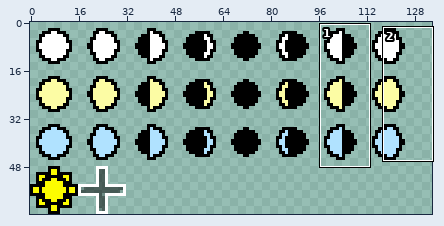
One commit to this sprite sheet: worlds/haxima-1.002/moons.png. The picture above shows the old version from afar; the outline marks the close-up.
Close-up. Earlier state:
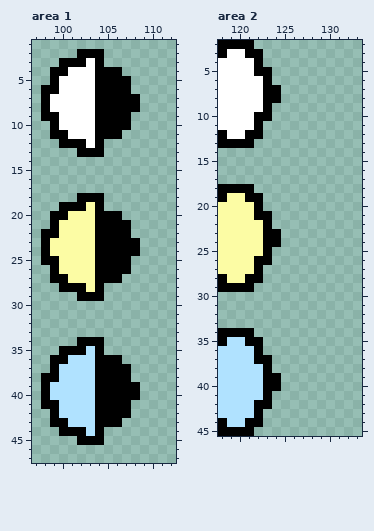
The file is 171x64 pixels. Shown: area 1: x 97..112, y 1..47; area 2: x 118..133, y 2..45. The wide view leaves out empty margins. The commit also changed other parts of the picture, which this record leaves out.
The same view after the edit:
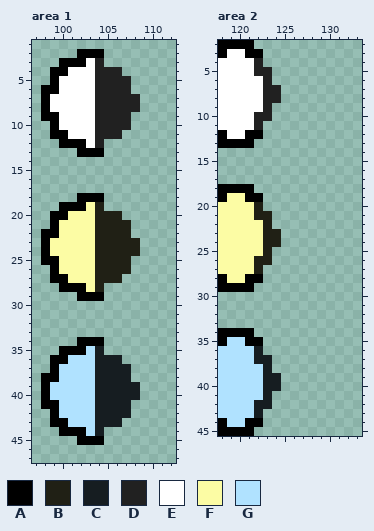
Palette (. is transparent): A #000000  B #202015  C #161d21  D #212121  E #ffffff  F #fcfca4  G #b0e2ff
Difference:
--- area 1
@@ x 102..110 @@
  2 AAA......
- 3 AEA......
- 4 EEAAA....
- 5 EEAAAA...
- 6 EEAAAA...
- 7 EEAAAAA..
- 8 EEAAAAA..
- 9 EEAAAA...
-10 EEAAAA...
-11 EEAAA....
-12 AEA......
+ 3 AED......
+ 4 EEDDD....
+ 5 EEDDDD...
+ 6 EEDDDD...
+ 7 EEDDDDD..
+ 8 EEDDDDD..
+ 9 EEDDDD...
+10 EEDDDD...
+11 EEDDD....
+12 AED......
 13 AAA......
@@ x 102..110 @@
 18 AAA......
-19 AFA......
-20 FFAAA....
-21 FFAAAA...
-22 FFAAAA...
-23 FFAAAAA..
-24 FFAAAAA..
-25 FFAAAA...
-26 FFAAAA...
-27 FFAAA....
-28 AFA......
+19 AFB......
+20 FFBBB....
+21 FFBBBB...
+22 FFBBBB...
+23 FFBBBBB..
+24 FFBBBBB..
+25 FFBBBB...
+26 FFBBBB...
+27 FFBBB....
+28 AFB......
 29 AAA......
@@ x 102..110 @@
 34 AAA......
-35 AGA......
-36 GGAAA....
-37 GGAAAA...
-38 GGAAAA...
-39 GGAAAAA..
-40 GGAAAAA..
-41 GGAAAA...
-42 GGAAAA...
-43 GGAAA....
-44 AGA......
+35 AGC......
+36 GGCCC....
+37 GGCCCC...
+38 GGCCCC...
+39 GGCCCCC..
+40 GGCCCCC..
+41 GGCCCC...
+42 GGCCCC...
+43 GGCCC....
+44 AGC......
 45 AAA......
--- area 2
@@ x 120..126 @@
  3 EAA....
- 4 EEA....
- 5 EEAA...
- 6 EEEA...
- 7 EEEAA..
- 8 EEEAA..
- 9 EEEA...
-10 EEAA...
-11 EEA....
+ 4 EED....
+ 5 EEDD...
+ 6 EEED...
+ 7 EEEDD..
+ 8 EEEDD..
+ 9 EEED...
+10 EEDD...
+11 EED....
 12 EAA....
@@ x 120..126 @@
 19 FAA....
-20 FFA....
-21 FFAA...
-22 FFFA...
-23 FFFAA..
-24 FFFAA..
-25 FFFA...
-26 FFAA...
-27 FFA....
+20 FFB....
+21 FFBB...
+22 FFFB...
+23 FFFBB..
+24 FFFBB..
+25 FFFB...
+26 FFBB...
+27 FFB....
 28 FAA....
@@ x 120..126 @@
 35 GAA....
-36 GGA....
-37 GGAA...
-38 GGGA...
-39 GGGAA..
-40 GGGAA..
-41 GGGA...
-42 GGAA...
-43 GGA....
+36 GGC....
+37 GGCC...
+38 GGGC...
+39 GGGCC..
+40 GGGCC..
+41 GGGC...
+42 GGCC...
+43 GGC....
 44 GAA....
Changed places in both close-ups, as pixel boxes (x1, y1, x2, y2):
changed: (95, 58, 140, 148)
changed: (95, 202, 140, 292)
changed: (95, 346, 140, 436)
changed: (254, 58, 281, 130)
changed: (254, 202, 281, 274)
changed: (254, 346, 281, 418)
